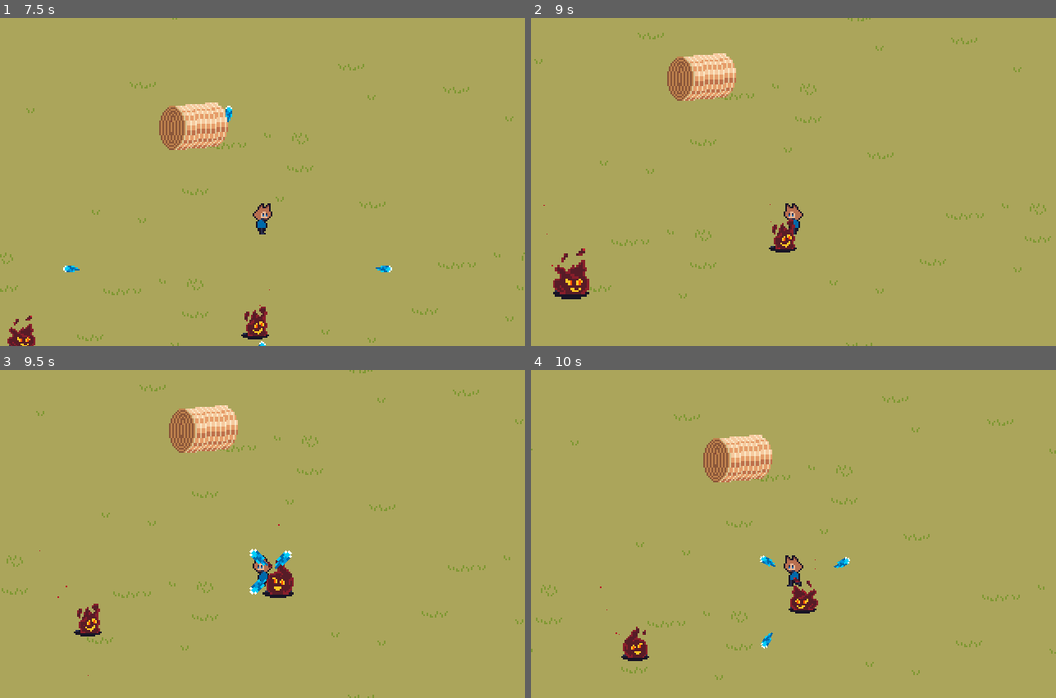
Above: before the commit, frames 1-4 (two rows, left to right).
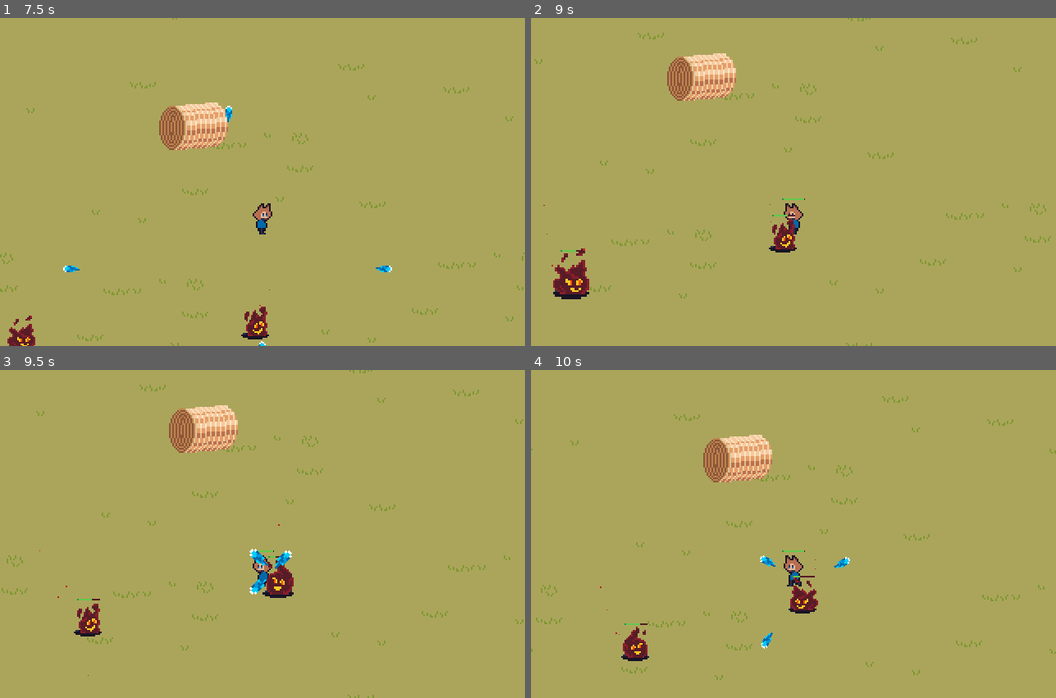
Above: after the commit, the same moments.

Repository: ColtonPhillips/its-spreading
Game: Godot game, scene res://scenes/world.tscn
Same seed, same stepped clock (60 frames per second), same inputs: the game is played once before the commit and once after it. This scene is started directly instead of the project's main scene. Sound files missing from this copy of the repository are replaced by a short silence.
Inputs:
- Up to frame 1 (7.5 s): hold D (move_right) 0.53-1.28 s; hold S (move_down) 1.28-2.03 s; hold D (move_right) 2.03-2.78 s; hold W (move_up) 2.78-3.53 s; hold A (move_left) 3.53-5.03 s; hold S (move_down) 5.03-5.78 s; hold D (move_right) 5.78-6.53 s; hold W (move_up) 6.53-7.28 s; hold D (move_right) from 7.28 s (still down)
- Up to frame 2 (9 s): release D (move_right) at 8.03 s; hold S (move_down) 8.03-8.78 s; hold A (move_left) from 8.78 s (still down)
- Up to frame 3 (9.5 s): keep holding A (move_left)
- Up to frame 4 (10 s): release A (move_left) at 9.53 s; hold W (move_up) from 9.53 s (still down)

Frame 1 is identical in both runs. In frame 2, less than 0.1% of the frame differs, in the area x 5-53%, y 55-72%; in frame 3, less than 0.1%; in frame 4, less than 0.1%, in the area x 17-55%, y 55-78%.

Commit message:
add xp to fellas and the gals

Diff:
--- /dev/null
+++ b/scenes/components/health/health_bar_component.gd
@@ -0,0 +1,25 @@
+class_name HealthBarComponent
+extends Node2D
+
+@onready var texture_progress_bar = $TextureProgressBar
+@export var actorStatsComponent: ActorStatsComponent
+
+# Called when the node enters the scene tree for the first time.
+func _ready():
+	texture_progress_bar.value = actorStatsComponent.hp
+	texture_progress_bar.max_value = actorStatsComponent.hp
+	texture_progress_bar.min_value = 0
+	actorStatsComponent.hp_changed.connect( func():
+		set_texture_progress()
+	)
+	set_texture_progress()
+
+func set_texture_progress():
+	texture_progress_bar.value = actorStatsComponent.hp
+	texture_progress_bar.visible = not texture_progress_bar.value == texture_progress_bar.max_value;
+
+
+func is_full_hp():
+	if (actorStatsComponent.hp == actorStatsComponent.max_hp):
+		return true
+	return false
--- /dev/null
+++ b/scenes/components/health/health_bar_component.tscn
@@ -0,0 +1,17 @@
+[gd_scene load_steps=4 format=3 uid="uid://be7cq2knfj5bf"]
+
+[ext_resource type="Script" path="res://scenes/components/health/health_bar_component.gd" id="1_euun8"]
+[ext_resource type="Texture2D" uid="uid://b5f4p4e56roe2" path="res://res/art/gameplay/hp/progress_hp.png" id="2_g0at6"]
+[ext_resource type="Texture2D" uid="uid://4d72nu8vbgf" path="res://res/art/gameplay/hp/under_hp.png" id="3_0x1i8"]
+
+[node name="HealthBarComponent" type="Node2D"]
+script = ExtResource("1_euun8")
+
+[node name="TextureProgressBar" type="TextureProgressBar" parent="."]
+offset_left = -7.0
+offset_top = -21.0
+offset_right = 7.0
+offset_bottom = -20.0
+value = 100.0
+texture_under = ExtResource("2_g0at6")
+texture_progress = ExtResource("3_0x1i8")
--- a/scenes/components/stats/actor_stats_component.gd
+++ b/scenes/components/stats/actor_stats_component.gd
@@ -7,6 +7,7 @@
 var speed: int = 10
 
 # Create the health variable and connect a setter
+var max_hp: int = 16
 var hp: int = 15:
 	set(value):
 		hp = value
@@ -24,4 +25,5 @@
 func _ready():
 	# copy default values from tres file
 	hp = stats.hp
+	max_hp = hp
 	speed = stats.speed
--- a/scenes/gameplay/enemy/enemy.tscn
+++ b/scenes/gameplay/enemy/enemy.tscn
@@ -8,6 +8,7 @@
 [ext_resource type="Script" path="res://scenes/components/movement/move_character_body_2d_component.gd" id="3_ynl7d"]
 [ext_resource type="Script" path="res://scenes/components/stats/actor_stats_component.gd" id="6_ysjh2"]
 [ext_resource type="Script" path="res://scenes/components/scale/scale_component.gd" id="7_44dt6"]
+[ext_resource type="PackedScene" uid="uid://be7cq2knfj5bf" path="res://scenes/components/health/health_bar_component.tscn" id="7_y3leb"]
 [ext_resource type="AudioStream" uid="uid://cuj7221o7bai8" path="res://res/sound/sfx/hurt_enemy.wav" id="8_d7esr"]
 [ext_resource type="Script" path="res://scenes/components/sound/variable_pitch_audio_stream_player.gd" id="9_lleqn"]
 [ext_resource type="AudioStream" uid="uid://d5y37mp1gb6e" path="res://res/sound/sfx/kill_enemy.wav" id="10_f1etg"]
@@ -43,6 +44,9 @@
 [node name="StatsComponent" type="Node" parent="."]
 script = ExtResource("6_ysjh2")
 
+[node name="HealthBarComponent" parent="." node_paths=PackedStringArray("actorStatsComponent") instance=ExtResource("7_y3leb")]
+actorStatsComponent = NodePath("../StatsComponent")
+
 [node name="HurtBox" parent="." instance=ExtResource("2_lk76p")]
 collision_layer = 4
 collision_mask = 4
@@ -54,6 +58,7 @@
 [node name="HitBox" parent="." instance=ExtResource("3_nlj2i")]
 collision_layer = 2
 collision_mask = 2
+damage = 5
 
 [node name="CollisionShape2D" parent="HitBox" index="0"]
 debug_color = Color(0, 0.639216, 0.364706, 0.278431)
--- a/scenes/player/player.tscn
+++ b/scenes/player/player.tscn
@@ -10,6 +10,7 @@
 [ext_resource type="Resource" uid="uid://ci047nbwo55s2" path="res://resources/stats/player/player_stats.tres" id="5_4c67a"]
 [ext_resource type="AudioStream" uid="uid://vs343xtxovq0" path="res://res/sound/sfx/exp_pickup.wav" id="6_7leyi"]
 [ext_resource type="Script" path="res://scenes/components/sound/variable_pitch_audio_stream_player.gd" id="7_5wn3i"]
+[ext_resource type="PackedScene" uid="uid://be7cq2knfj5bf" path="res://scenes/components/health/health_bar_component.tscn" id="7_h60ml"]
 [ext_resource type="Script" path="res://scenes/components/stats/actor_stats_component.gd" id="10_heau0"]
 
 [sub_resource type="AtlasTexture" id="AtlasTexture_yjc6a"]
@@ -109,6 +110,9 @@
 script = ExtResource("10_heau0")
 stats = ExtResource("5_4c67a")
 
+[node name="HealthBarComponent" parent="." node_paths=PackedStringArray("actorStatsComponent") instance=ExtResource("7_h60ml")]
+actorStatsComponent = NodePath("../PlayerStatsComponent")
+
 [node name="HurtBox" parent="." instance=ExtResource("3_b0mcm")]
 position = Vector2(0, 1)
 collision_layer = 2
Binary file added: res/art/gameplay/hp/progress_hp.png
Not shown, added: res/art/gameplay/hp/progress_hp.png.import
Binary file added: res/art/gameplay/hp/under_hp.png
Not shown, added: res/art/gameplay/hp/under_hp.png.import
Not shown: 1 places in scenes/gameplay/enemy/enemy.tscn that only renumber resources
Not shown: 1 places in scenes/player/player.tscn that only renumber resources
